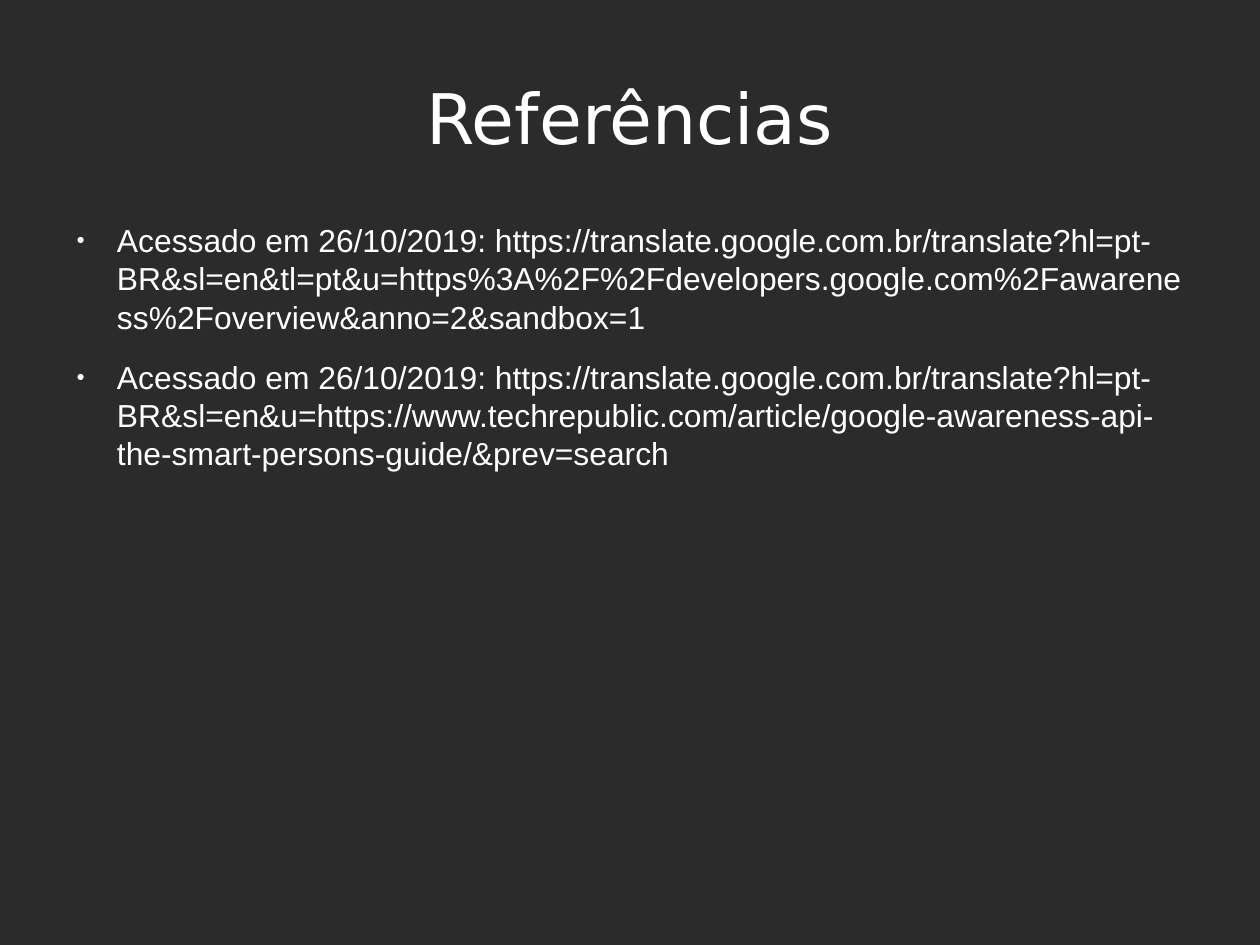
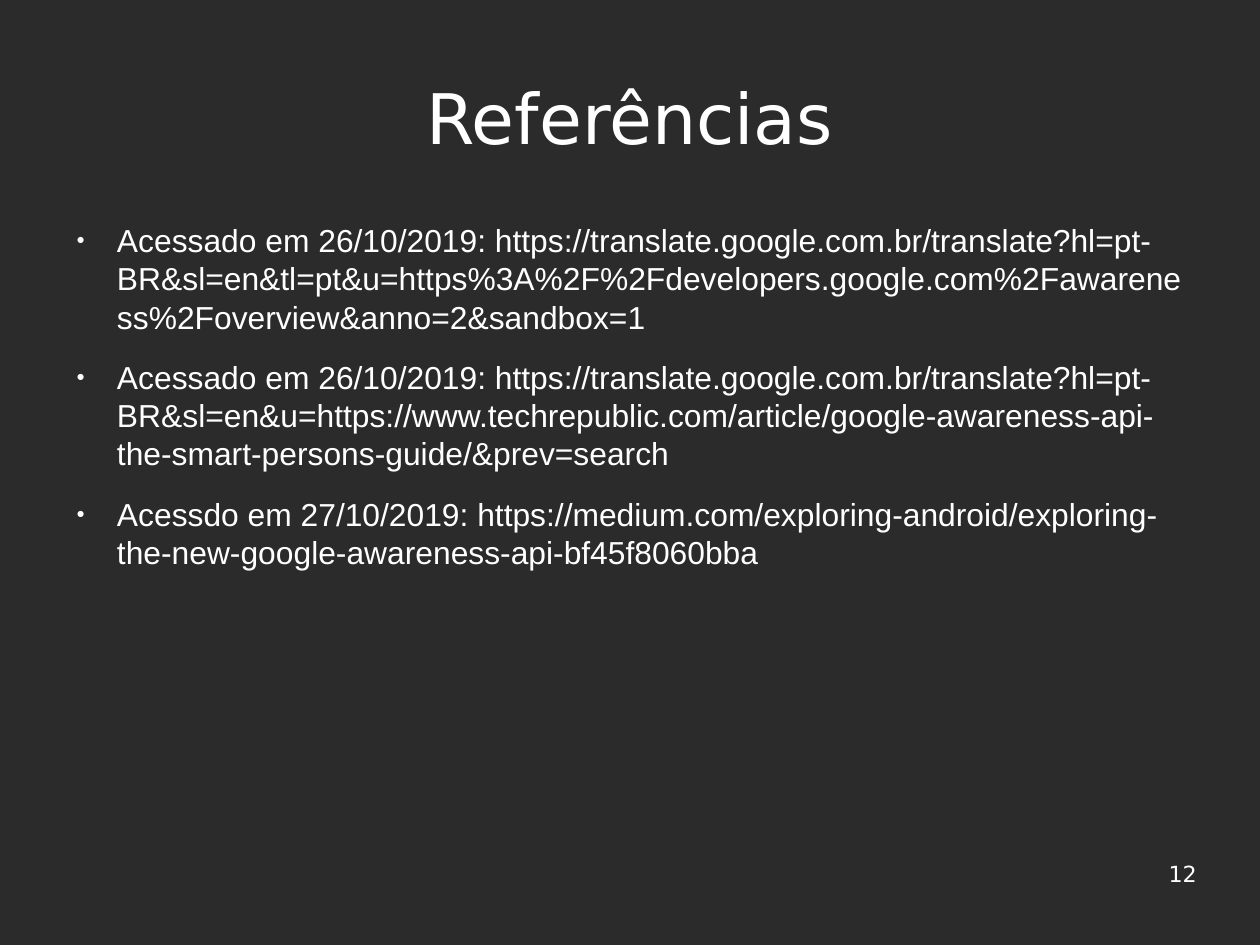
Before and after one commit to felipekian/seminario_FelipeDerkian_ISE_UFRR_2019, a slide deck: slide 12 of Seminário - ISE.odp. Drawn at 1260x945 pixels with LibreOffice and Linux fonts; fonts in the diff are those of the drawing; background and template pictures are left out; a plain dark background stands for a picture behind light text. Boxes give left, top, right and bottom in pixels: in the first picture for what was removed or moved away, otherwise in the second. Text is boxed around its words. In the diff, an @@ line names an element or a change of style, - is before the commit and + after.

```diff
--- a/Seminário - ISE.odp
+++ b/Seminário - ISE.odp
@@ text at (x1=117, y1=503, x2=1157, y2=569): paragraph added @@
+● Acessdo em 27/10/2019: https://medium.com/exploring-android/exploring-the-new-google-awareness-api-bf45f8060bba
@@ page number added at (x1=1169, y1=865, x2=1197, y2=882), 14 pt, text #FFFFFF @@
+12
```
Also in this commit, not shown: 9 other slides changed, 2 slides added, 2 slides removed, 3 other files.
